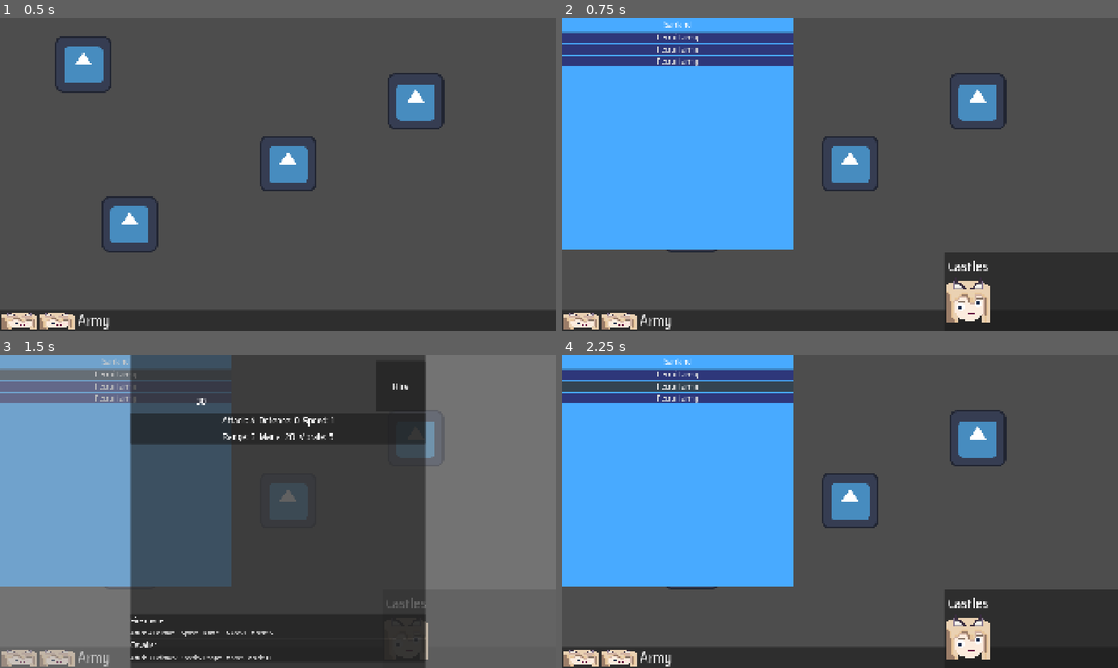
Above: before the commit, frames 1-4 (two rows, left to right).
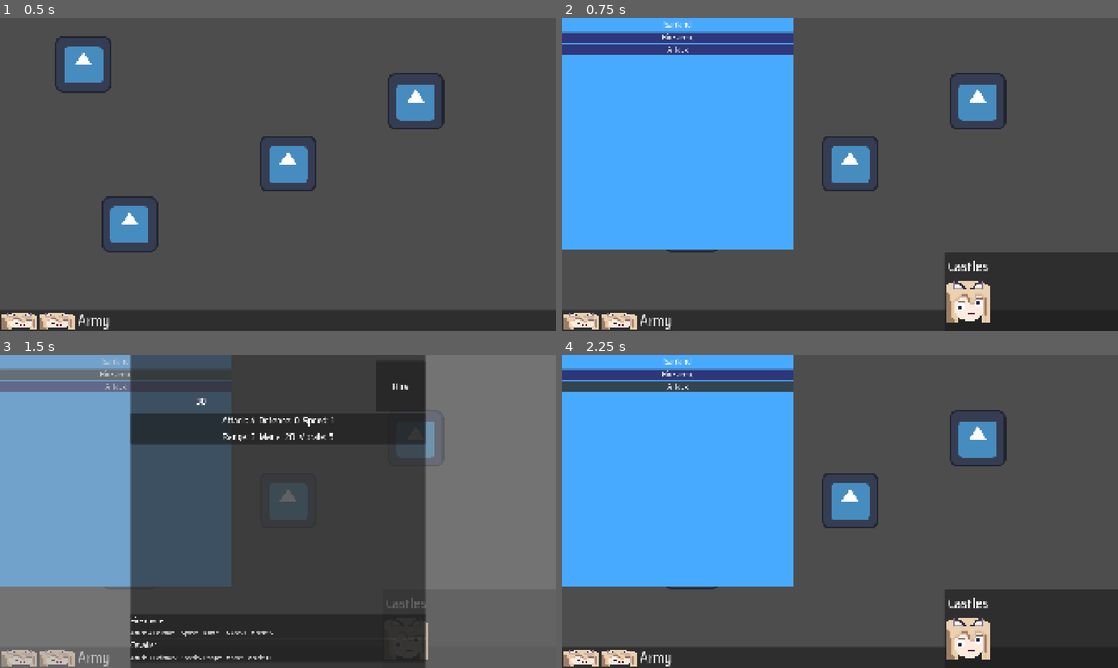
Above: after the commit, the same moments.

Repository: Sandorik00/sangoku
Game: Godot game, scene res://main.tscn
The game is run twice, just before and just after one commit, with the same random seed, the same clock (stepped at 60 frames per second) and the same inputs. The engine's default icon, where the game draws it, is replaced by a stand-in: a white triangle on a blue panel in a dark square.
Inputs (mouse positions are in pixels of both pictures, inside the frame that each line leads up to):
- Up to frame 1 (0.5 s): no input
- Up to frame 2 (0.75 s): click (645, 64) at 0.5 s
- Up to frame 3 (1.5 s): click (116, 373) at 1.25 s, where only the run after the commit has a clickable "Hire army"
- Up to frame 4 (2.25 s): click (678, 386) at 2 s, where only the run after the commit has a clickable "Attack"

Frame 1 is identical in both runs. In frame 2, 1.4% of the frame differs, in the area x 0-42%, y 4-16%; in frame 3, 1.4%; in frame 4, 1.4%.

Commit message:
into battle

Diff:
--- a/combat/combat.gd
+++ b/combat/combat.gd
@@ -1,10 +1,10 @@
 extends Node2D
+class_name Combat
 
 # var UCS := UnitControlsState
 
 var unit_id: int = 0
 @onready var combat_ui: Control = $/root/Main/CanvasLayer/CombatUI
-@onready var sub_viewport_container: SubViewportContainer = $/root/Main/CanvasLayer/SubViewportContainer
 @onready var command_panel: CommandPanel = $/root/Main/CanvasLayer/CommandPanel
 
 @export_category("SanGrid")
@@ -31,7 +31,7 @@
 @export var camera: Camera2D
 @export var speed := 100
 
-var spawnPositions: Array[Vector2] = [Vector2(9, 5), Vector2(13, 7)]
+var spawnPositions: Array[Vector2] = [Vector2(9, 5), Vector2(13, 7), Vector2(10, 5), Vector2(11, 5), Vector2(13, 8)]
 
 var unit_entity: SanGrid.GridEntity
 var unit_active: Unit
@@ -58,28 +58,6 @@
 	combat_ui.position = -camera.position * 6
 
 func _ready():
-	# test code, delete later
-	# var ce: Array[Unit] = [Unit.new(), Unit.new()]
-
-	# for i in range(ce.size()):
-	# 	if (i + 1) % 2 == 0:
-	# 		var ue = ce[i]
-	# 		ue.army = enemyArmyResource
-	# 		ue.commander = enemyCommanderResource
-	# 		ue.team = Types.TEAMS.RED
-	# 		ue.enemies = Types.TEAM_MAPPING.RED
-	# 		ue.calculate()
-	# 	else:
-	# 		var ue = ce[i]
-	# 		ue.army = armyResource
-	# 		ue.commander = commanderResource
-	# 		ue.team = Types.TEAMS.BLUE
-	# 		ue.enemies = Types.TEAM_MAPPING.BLUE
-	# 		ue.calculate()
-
-	# self.setup_combat_entities(ce)
-
-	########################################
 	combatState.turn_passed.connect(_setup_unit_turn)
 	# UCS.nextState.connect(_setup_new_state)
 	command_panel.end_turn_button.connect("pressed", _on_end_turn_pressed)
--- a/combat/combat_state.gd
+++ b/combat/combat_state.gd
@@ -18,6 +18,7 @@
 	_current_unit = _turn_order.get_next()
 
 	_turn_order_ui.add_units(_turn_order.get_array_copy(), _current_unit)
+	_turn_order_ui.show()
 
 	turn_passed.emit(_current_unit)
 
--- a/globals/types.gd
+++ b/globals/types.gd
@@ -14,13 +14,27 @@
 	YELLOW = TEAMS.RED | TEAMS.BLUE | TEAMS.GREEN,
 }
 
+const TEAMS_MAPPING_TO_MAPPINGS: Dictionary[TEAMS, TEAM_MAPPING] = {
+	TEAMS.BLUE: TEAM_MAPPING.BLUE,
+	TEAMS.RED: TEAM_MAPPING.RED,
+	TEAMS.GREEN: TEAM_MAPPING.GREEN,
+	TEAMS.YELLOW: TEAM_MAPPING.YELLOW,
+}
+
 enum REGION_ACTION_TYPE {
 	NONE,
 	HIRE_ARMY,
+	ATTACK,
 }
 
 const DEFAULT_REGION_ACTIONS: Array[REGION_ACTION_TYPE] = [
 	REGION_ACTION_TYPE.HIRE_ARMY,
-	REGION_ACTION_TYPE.HIRE_ARMY,
-	REGION_ACTION_TYPE.HIRE_ARMY,
+	REGION_ACTION_TYPE.ATTACK,
 ]
+
+# TODO: replace with normal localization tool
+const ACTIONS_TEXT: Dictionary[REGION_ACTION_TYPE, String] = {
+	REGION_ACTION_TYPE.NONE: "This is a bug",
+	REGION_ACTION_TYPE.HIRE_ARMY: "Hire army",
+	REGION_ACTION_TYPE.ATTACK: "Attack",
+}
--- a/globals/world_state.gd
+++ b/globals/world_state.gd
@@ -1,7 +1,10 @@
 extends Node
 
 var default_commander: Commander = preload("uid://cvtoav134qx88")
+var default_enemy_commander: Commander = preload("uid://c7djxq3ycce4")
+var default_enemy_army: Army = preload("uid://ccflaedfaseyi")
 
+# player
 var PLAYER_COMMANDERS: Utils.UnitsStateDictionary = Utils.UnitsStateDictionary.new({
 	0: default_commander.duplicate(),
 	1: default_commander.duplicate(),
@@ -10,6 +13,15 @@
 
 ## { commander_id: [Unit] }
 var PLAYER_UNITS: Dictionary[int, Unit] = {
-	0: Unit.new(PLAYER_COMMANDERS.get_by_key(0)),
-	1: Unit.new(PLAYER_COMMANDERS.get_by_key(1)),
+	0: Unit.new(Types.TEAMS.BLUE, PLAYER_COMMANDERS.get_by_key(0)),
+	1: Unit.new(Types.TEAMS.BLUE, PLAYER_COMMANDERS.get_by_key(1)),
 }
+
+# enemies, neutrals, others per se
+var OTHER_UNITS: Dictionary[Types.TEAMS, Dictionary] = {}
+
+var DEFAULT_ENEMY_UNITS: Dictionary[int, Unit] = {
+	0: Unit.new(Types.TEAMS.RED, default_enemy_commander.duplicate(), default_enemy_army.duplicate()),
+	1: Unit.new(Types.TEAMS.RED, default_enemy_commander.duplicate(), default_enemy_army.duplicate()),
+	2: Unit.new(Types.TEAMS.RED, default_enemy_commander.duplicate(), default_enemy_army.duplicate()),
+}
--- a/main.tscn
+++ b/main.tscn
@@ -9,6 +9,7 @@
 [ext_resource type="PackedScene" uid="uid://61votu5io48k" path="res://regions/region_action.tscn" id="7_dg77c"]
 [ext_resource type="PackedScene" uid="uid://cb3h7neln0lga" path="res://scenes/ui/hire_menu.tscn" id="8_ycdy4"]
 [ext_resource type="PackedScene" uid="uid://bldqos0y8xufl" path="res://scenes/ui/army_menu.tscn" id="9_4c57u"]
+[ext_resource type="PackedScene" uid="uid://dxyjbs03ln8sa" path="res://combat/combat.tscn" id="9_efxa6"]
 [ext_resource type="PackedScene" uid="uid://kbsoh2uvk0qx" path="res://menuPanel.tscn" id="9_w48qg"]
 
 [node name="Main" type="Node2D" unique_id=491633502]
@@ -46,7 +47,7 @@
 
 [node name="World" parent="CanvasLayer" unique_id=1856769851 instance=ExtResource("2_1bvp3")]
 
-[node name="UI" type="Control" parent="CanvasLayer" unique_id=1466229710 node_paths=PackedStringArray("menu_panel")]
+[node name="UI" type="Control" parent="CanvasLayer" unique_id=1466229710 node_paths=PackedStringArray("world", "world_camera", "sub_viewport", "menu_panel")]
 layout_mode = 3
 anchors_preset = 15
 anchor_right = 1.0
@@ -55,10 +56,14 @@
 grow_vertical = 2
 mouse_filter = 2
 script = ExtResource("4_kek77")
+world = NodePath("../World")
+world_camera = NodePath("../WorldCamera")
+sub_viewport = NodePath("../SubViewportContainer/SubViewport")
 actionsBoxPS = ExtResource("5_4c57u")
 castlesBoxPS = ExtResource("6_efxa6")
 region_action_ui_ps = ExtResource("7_dg77c")
 hire_menu_ui_ps = ExtResource("8_ycdy4")
+combat_ps = ExtResource("9_efxa6")
 menu_panel = NodePath("Panel")
 army_menu_ui_ps = ExtResource("9_4c57u")
 
--- a/scenes/ui/command_panel.gd
+++ b/scenes/ui/command_panel.gd
@@ -24,7 +24,7 @@
 
 func _fill_unit_data(data: Unit):
 	portrait.texture = data.portrait
-	name_label.text = data.unit_name
+	name_label.text = data.name
 
 	attack.text = str(data.attack)
 	defence.text = str(data.defence)
--- a/ui.gd
+++ b/ui.gd
@@ -1,9 +1,16 @@
 extends Control
 
+@export var world: Node2D
+@export var world_camera: Camera2D
+@export var sub_viewport: SubViewport
+
+@export_category("Packed scenes")
 @export var actionsBoxPS: PackedScene
 @export var castlesBoxPS: PackedScene
 @export var region_action_ui_ps: PackedScene
 @export var hire_menu_ui_ps: PackedScene
+
+@export var combat_ps: PackedScene
 
 @export_category("Menu panel")
 @export var menu_panel: MenuPanel
@@ -47,6 +54,7 @@
 	for action in Types.DEFAULT_REGION_ACTIONS:
 		var region_action_ui: RegionActionUI = region_action_ui_ps.instantiate()
 		region_action_ui.action_type = action
+		region_action_ui.btn.text = Types.ACTIONS_TEXT.get(action)
 
 		actionsBox.actions_container.add_child(region_action_ui)
 
@@ -65,6 +73,11 @@
 		Types.REGION_ACTION_TYPE.HIRE_ARMY:
 			_show_hire_ui()
 
+		Types.REGION_ACTION_TYPE.ATTACK:
+			UIState.chosen_region = null
+
+			_setup_combat_ui()
+
 func _show_hire_ui():
 	hire_menu_ui = hire_menu_ui_ps.instantiate()
 
@@ -80,3 +93,14 @@
 	else:
 		army_menu_ui.queue_free()
 		army_menu_ui = null
+
+func _setup_combat_ui():
+	world.hide()
+	self.hide()
+
+	var combat: Combat = combat_ps.instantiate()
+	combat.setup_combat_entities(WorldState.PLAYER_UNITS.values() + WorldState.DEFAULT_ENEMY_UNITS.values())
+
+	sub_viewport.add_child(combat)
+
+	world_camera.enabled = false
--- a/units/unit.gd
+++ b/units/unit.gd
@@ -21,13 +21,15 @@
 
 var validUnit: bool = false
 var team: Types.TEAMS = Types.TEAMS.RED
-var enemies: Types.TEAM_MAPPING = Types.TEAM_MAPPING.RED
+var enemies: Types.TEAM_MAPPING = Types.TEAMS_MAPPING_TO_MAPPINGS.get(team, Types.TEAM_MAPPING.RED)
 
-func _init(_commander: Commander, _army: Army = null) -> void:
+func _init(_team: Types.TEAMS, _commander: Commander, _army: Army = null) -> void:
 	assert(_commander, "Unit must have a commander!")
 
 	commander = _commander
 	army = _army
+	team = _team
+	enemies = Types.TEAMS_MAPPING_TO_MAPPINGS.get(team, Types.TEAM_MAPPING.RED)
 
 	self.calculate()
 
Renamed: combat.tscn -> combat/combat.tscn
